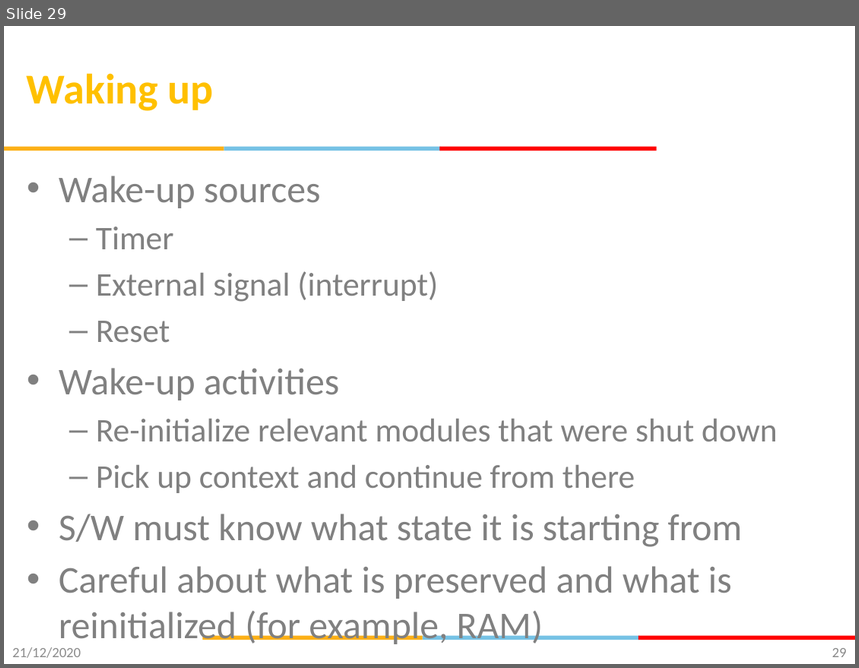
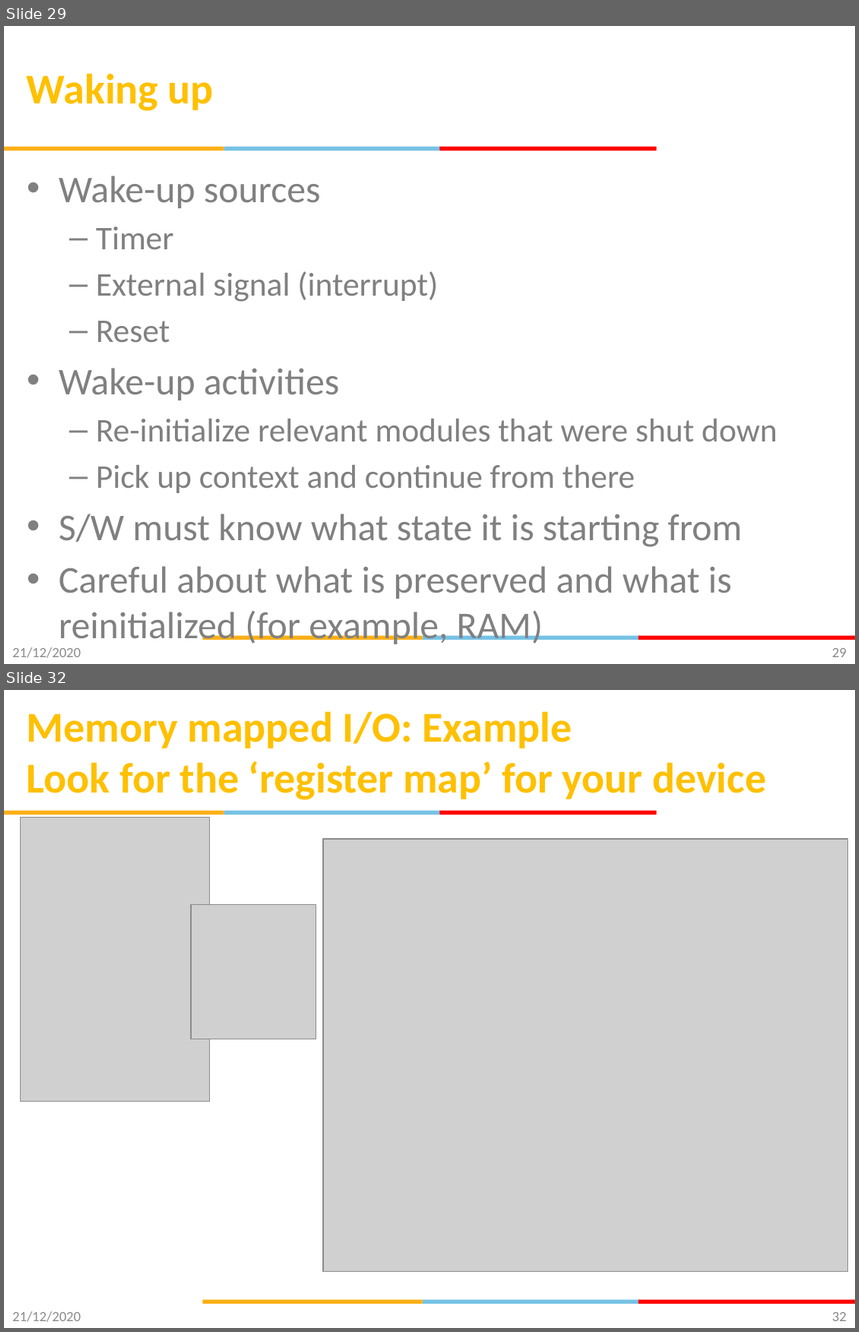
Before and after one commit to gsaurabhr-teaching/csg523-material, a slide deck: Lec-6-8-embedded-fundamentals.pptx. Shown one above the other, each under a label of ours: slide 29 before the commit, slides 29 and 32 after it; the slides between them are not shown. The pictures are 859x668 and 859x1332 pixels, drawn with LibreOffice and Linux fonts; fonts in the diff are those of the drawing; grey boxes stand for pictures; background and template pictures are left out. Boxes give left, top, right and bottom in pixels: in the first picture for what was removed or moved away, otherwise in the second. Text is boxed around its words. In the diff, an @@ line names an element or a change of style, - is before the commit and + after.

```diff
--- a/Lec-6-8-embedded-fundamentals.pptx
+++ b/Lec-6-8-embedded-fundamentals.pptx
@@ slide 32 added at (4, 690, 855, 1328), background #FFFFFF; not listed: 6 template elements that a slide beside it also shows @@
@@ title added at (27, 711, 767, 800), 36 pt, text #FFC000, bold @@
+Memory mapped I/O: Example
+Look for the ‘register map’ for your device
@@ picture added at (20, 818, 209, 1101) @@
@@ picture added at (323, 839, 848, 1272) @@
@@ picture added at (191, 904, 316, 1039) @@
@@ text added at (12, 1312, 81, 1322), 12 pt, text #8C8C8C @@
+21/12/2020
@@ page number added at (832, 1312, 847, 1322), 12 pt, text #898989 @@
+32
```
Also in this commit, not shown: 8 slides changed, 11 other slides added.
